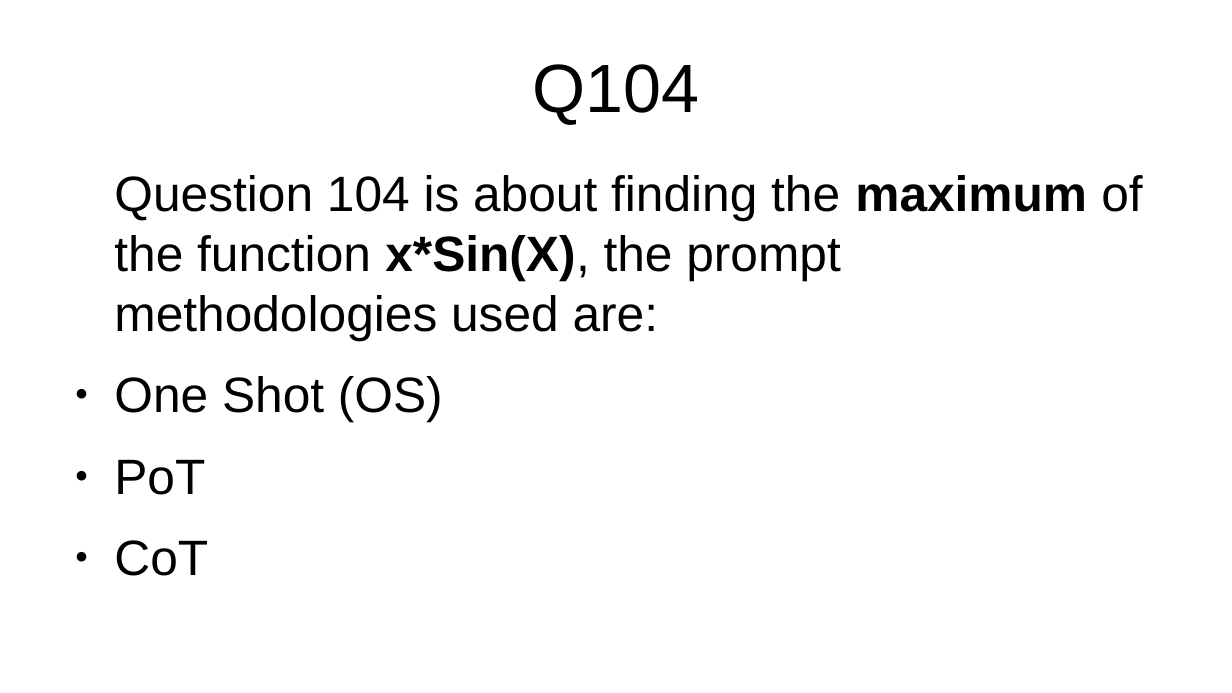
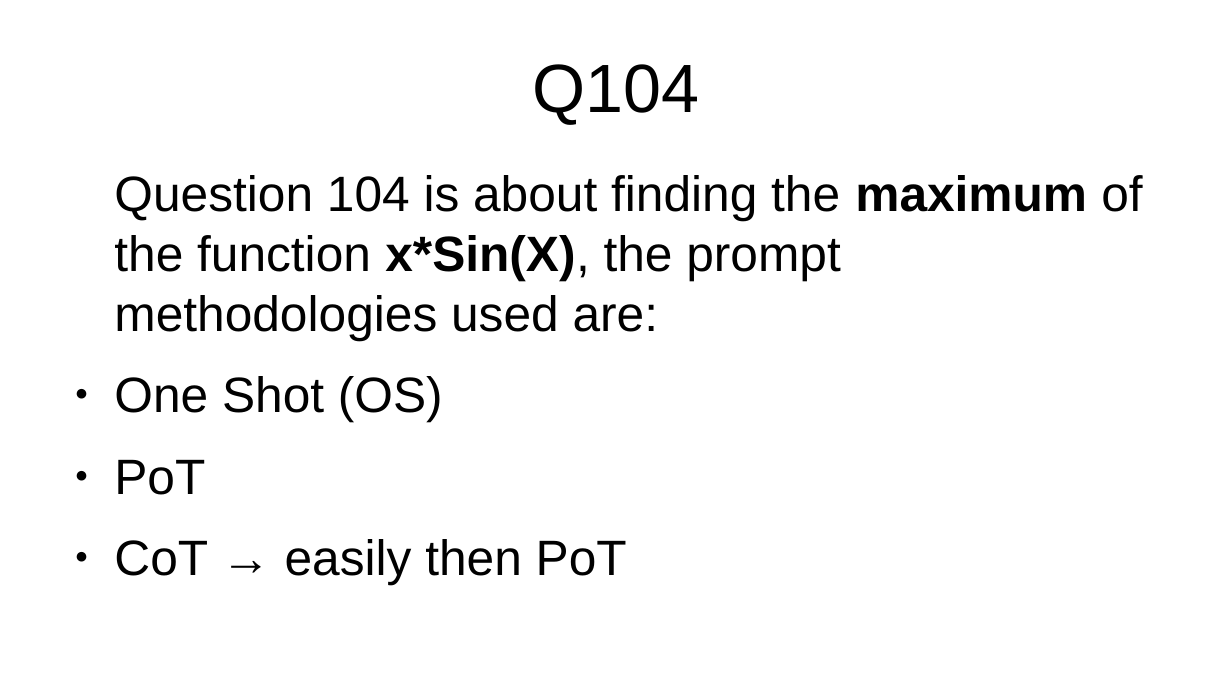
Before and after one commit to PieBerto/Stress-testing-chatbots, a slide deck: slide 21 of Slideshow/Results_presentation.odp. Drawn at 1232x693 pixels with LibreOffice and Linux fonts; fonts in the diff are those of the drawing. Boxes give left, top, right and bottom in pixels: in the first picture for what was removed or moved away, otherwise in the second. Text is boxed around its words. In the diff, an @@ line names an element or a change of style, - is before the commit and + after.

```diff
--- a/Slideshow/Results_presentation.odp
+++ b/Slideshow/Results_presentation.odp
@@ text at (x1=114, y1=539, x2=627, y2=585): text changed @@
-● CoT
+● CoT → easily then PoT
```
Also in this commit, not shown: 17 other slides changed, 3 slides added, 10 other files.
